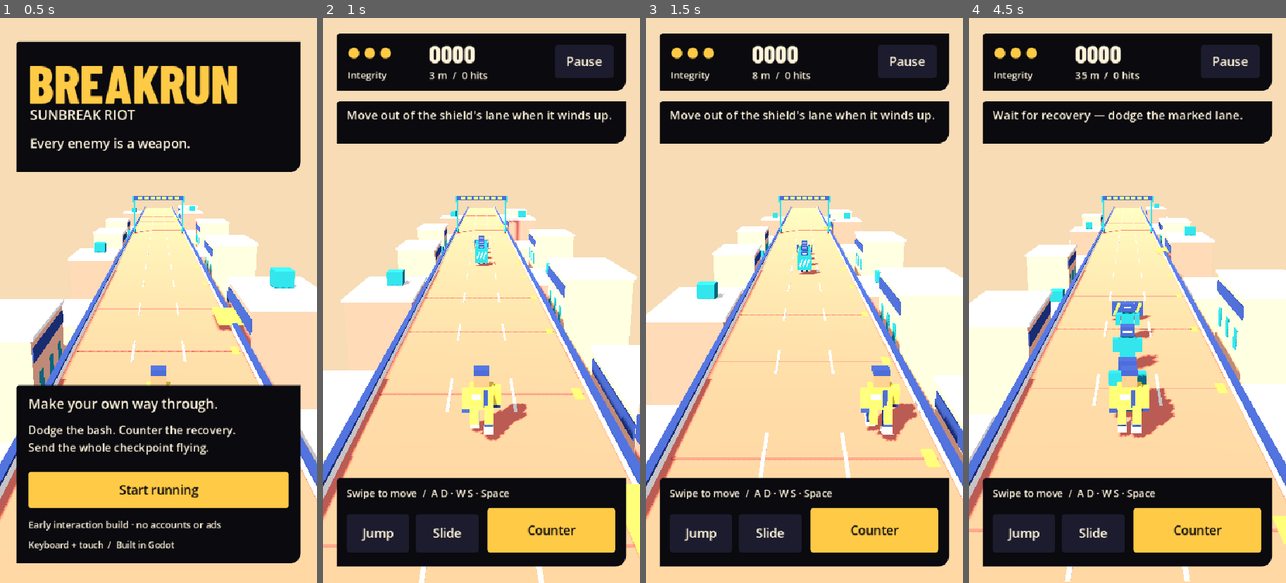
Above: before the commit, frames 1-4 (left to right).
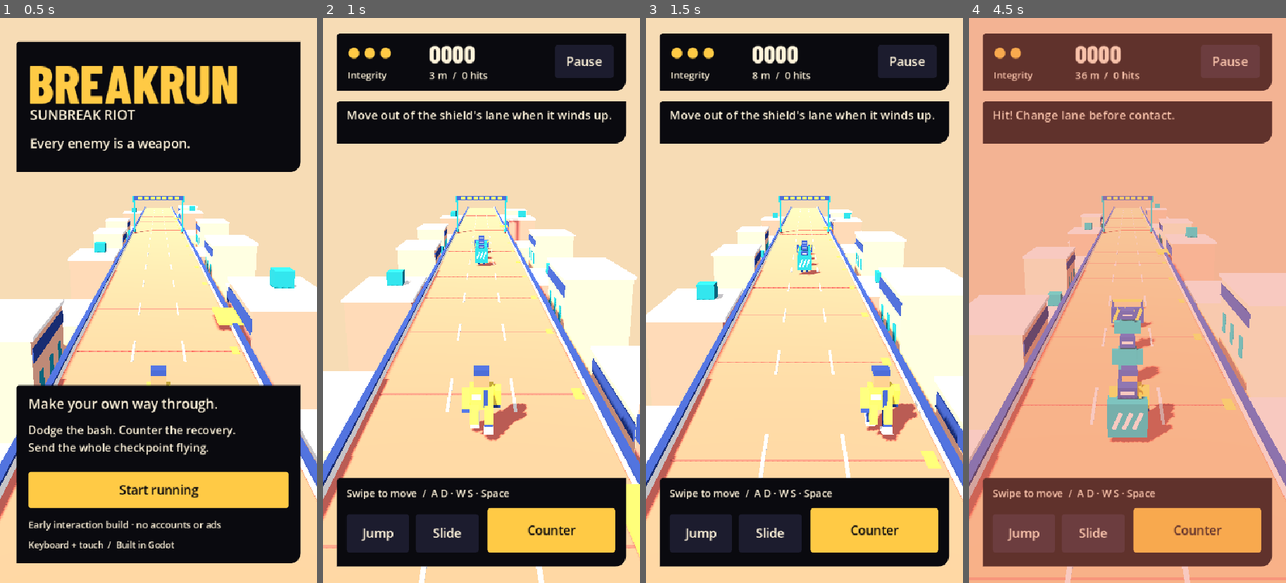
Above: after the commit, the same moments.

Repository: jiracipika/breakrun
Game: Godot game, scene res://scenes/main.tscn
Two runs of this game, one before a commit and one after it. Both use one fixed random seed, a clock stepped at 60 frames per second and the inputs below.
Inputs (mouse positions are in pixels of both pictures, inside the frame that each line leads up to):
- Up to frame 1 (0.5 s): no input
- Up to frame 2 (1 s): click "Start running" at 0.5 s
- Up to frame 3 (1.5 s): tap Enter at 1.25, 1.35 s; move the mouse to (874, 272) at 1.27 s; hold D from 1.28 s (still down); click (874, 272) at 1.42 s
- Up to frame 4 (4.5 s): tap Space at 1.52, 2.27, 3.77 s; move the mouse to (1064, 328) at 2.02 s; release D at 2.03 s; hold S 2.03-2.78 s; tap Enter every 0.75 s from 2.1 to 4.35 s; click (1064, 328) at 2.17 s; move the mouse to (1159, 176) at 2.77 s; hold D 2.78-3.53 s; click (1159, 176) at 2.92 s; move the mouse to (1111, 413) at 3.52 s; hold W 3.53-4.28 s; click (1111, 413) at 3.67 s; move the mouse to (1222, 385) at 4.27 s; hold A from 4.28 s (still down); click (1222, 385) at 4.42 s

Frame 1 is identical in both runs. In frame 2, 0.2% of the frame differs, in the area x 0-100%, y 38-94%; in frame 3, 1.0%; in frame 4, 98%, in the area x 0-100%, y 0-100%.

Commit message:
Quality slice: speed ramp, hurdle evasion with clean-pass bonus, hit flash, procedural SFX, persisted settings and best score

Diff:
--- a/scripts/art/sunbreak_world.gd
+++ b/scripts/art/sunbreak_world.gd
@@ -98,11 +98,16 @@
 static func enemy(parent: Node3D, kind: String) -> Node3D:
 	var actor := Node3D.new()
 	parent.add_child(actor)
-	if kind == "barrier" or kind == "hurdle":
+	if kind == "barrier":
 		box(actor, Vector3(1.9, 0.85, 0.3), Vector3(0, 0.6, 0), COBALT)
 		for i in range(4):
 			var stripe := box(actor, Vector3(0.18, 0.85, 0.34), Vector3(-0.65 + i * 0.43, 0.6, 0), SAFFRON)
 			stripe.rotation.z = -0.35
+	elif kind == "hurdle":
+		# Low thin bar: reads as jump/slide, distinct from the tall barricade.
+		box(actor, Vector3(2.0, 0.14, 0.16), Vector3(0, 0.45, 0), SAFFRON)
+		for side in [-1, 1]:
+			box(actor, Vector3(0.12, 0.5, 0.16), Vector3(side * 0.95, 0.22, 0), COBALT)
 	else:
 		box(actor, Vector3(0.7, 0.85, 0.48), Vector3(0, 1.05, 0), TEAL)
 		box(actor, Vector3(0.62, 0.43, 0.45), Vector3(0, 1.76, 0), COBALT)
--- a/scripts/core/run_model.gd
+++ b/scripts/core/run_model.gd
@@ -2,6 +2,8 @@
 ## Logical simulation owns hits and score. Rendering reads but never writes it.
 
 const PLAYER_SPEED: float = 9.0
+const MAX_SPEED: float = 14.0
+const HURDLE_BONUS: int = 25
 const SPAWN_DISTANCE: float = 37.0
 const WAVE_SPACING: float = 70.0
 const SHIELD_WARNING_Z: float = 12.0
@@ -87,9 +89,14 @@
 		_tick(dt)
 		remaining -= dt
 
+## Current forward speed. Grows gently with distance, hard-capped so late runs stay readable.
+func speed() -> float:
+	return minf(PLAYER_SPEED + distance * 0.02, MAX_SPEED)
+
 func _tick(dt: float) -> void:
 	time += dt
-	distance += PLAYER_SPEED * dt
+	var current_speed: float = speed()
+	distance += current_speed * dt
 	_jump = maxf(0.0, _jump - dt)
 	_slide = maxf(0.0, _slide - dt)
 	_invulnerability = maxf(0.0, _invulnerability - dt)
@@ -100,7 +107,7 @@
 		feedback = ""
 	for e in enemies:
 		e["previous_z"] = e.z
-		e.z += (27.0 if e.phase == "launched" else -PLAYER_SPEED) * dt
+		e.z += ((current_speed + 18.0) if e.phase == "launched" else -current_speed) * dt
 		if e.phase == "launched":
 			e["age"] += dt
 		elif e.kind == "shield" and e.phase != "cleared":
@@ -115,9 +122,10 @@
 		if projectile.phase != "launched":
 			continue
 		for target in enemies:
-			if target.phase == "cleared" or target.kind == "shield" or target.lane != projectile.lane:
+			# Hurdles are only cleared by player evasion, never by projectiles.
+			if target.phase == "cleared" or target.kind == "shield" or target.kind == "hurdle" or target.lane != projectile.lane:
 				continue
-			if target.z >= projectile.previous_z - PLAYER_SPEED * dt and target.z <= projectile.z + 0.5:
+			if target.z >= projectile.previous_z - current_speed * dt and target.z <= projectile.z + 0.5:
 				target.phase = "cleared"
 				projectile["hits"] += 1
 				if projectile.hits == 1:
@@ -129,7 +137,15 @@
 		if e.phase == "cleared" or e.phase == "launched":
 			continue
 		if e.z <= 0.8 and e.previous_z >= -0.8 and e.lane == lane:
-			if e.kind == "hurdle" and (height > 0.5 or sliding):
+			if e.kind == "hurdle":
+				# Airborne or sliding passes are intentional evasion, not contact.
+				if height > 0.5 or sliding:
+					if not e["rewarded"]:
+						e["rewarded"] = true
+						e.phase = "cleared"
+						score += HURDLE_BONUS
+						combo += 1
+						_message("Clean!", 0.8)
 				continue
 			if _invulnerability <= 0.0:
 				hp -= 1
@@ -147,11 +163,11 @@
 		_next_wave_distance += WAVE_SPACING
 
 func _spawn_wave(z: float, target_lane: int) -> void:
-	var kinds: Array[String] = ["shield", "dummy", "dummy", "barrier"]
+	var kinds: Array[String] = ["shield", "dummy", "dummy", "barrier", "hurdle"]
 	for i in range(kinds.size()):
 		enemies.append({"id": _next_id, "kind": kinds[i], "lane": target_lane,
 			"z": z + 4.0 * i, "phase": "approach", "dodged": false,
-			"age": 0.0, "hits": 0, "previous_z": z + 4.0 * i})
+			"age": 0.0, "hits": 0, "rewarded": false, "previous_z": z + 4.0 * i})
 		_next_id += 1
 
 func _try_counter() -> void:
--- a/scripts/main.gd
+++ b/scripts/main.gd
@@ -30,6 +30,13 @@
 var previous_counters: int = 0
 var reduced_motion: bool = false
 var _web_status_elapsed: float = 0.0
+var hit_flash: ColorRect
+var hit_flash_time: float = 0.0
+var previous_hp: int = 3
+var best_score: int = 0
+var muted: bool = false
+var audio_players: Dictionary = {}
+var last_sound_feedback: String = ""
 
 
 func _ready() -> void:
@@ -77,6 +84,15 @@
 	counter_ring.visible = false
 	warning_lane = Art.box(world, Vector3(2.0, 0.025, 5.0), Vector3(0, 0, -4), GOLD)
 	warning_lane.visible = false
+	hit_flash = ColorRect.new()
+	hit_flash.color = Color(Art.CORAL, 0.55)
+	hit_flash.size = Vector2(540, 960)
+	hit_flash.mouse_filter = Control.MOUSE_FILTER_IGNORE
+	hit_flash.visible = false
+	interface.add_child(hit_flash)
+	_build_audio()
+	_load_settings()
+	previous_hp = model.hp
 
 func panel(parent: Node, rect: Rect2, color: Color = PANEL) -> Panel:
 	var node := Panel.new()
@@ -169,10 +185,23 @@
 	var motion := CheckButton.new()
 	motion.text = "Reduced motion"
 	motion.position = Vector2(48, 523)
-	motion.size = Vector2(444, 56)
+	motion.size = Vector2(213, 56)
 	motion.add_theme_font_size_override("font_size", 22)
-	motion.toggled.connect(func(value: bool) -> void: reduced_motion = value)
+	motion.button_pressed = reduced_motion
+	motion.toggled.connect(func(value: bool) -> void:
+		reduced_motion = value
+		_save_settings())
 	pause_overlay.add_child(motion)
+	var sound := CheckButton.new()
+	sound.text = "Sound"
+	sound.position = Vector2(279, 523)
+	sound.size = Vector2(213, 56)
+	sound.add_theme_font_size_override("font_size", 22)
+	sound.button_pressed = not muted
+	sound.toggled.connect(func(value: bool) -> void:
+		muted = not value
+		_save_settings())
+	pause_overlay.add_child(sound)
 	button(pause_overlay, "Back to title", Rect2(48, 615, 444, 60), return_to_title)
 	pause_overlay.visible = false
 	result_overlay = Control.new()
@@ -189,6 +218,7 @@
 	gestures.cancel()
 	model.start(42)
 	previous_counters = 0
+	previous_hp = 3
 	kick_timer = 0.0
 	for node in enemy_nodes.values():
 		node.free()
@@ -256,10 +286,78 @@
 		if model.state == "running":
 			pause_run()
 
+func _build_audio() -> void:
+	# Original procedural blips synthesized at startup. No external audio assets.
+	for name in ["counter", "hit", "chain", "clean"]:
+		var tone: AudioStreamWAV = AudioStreamWAV.new()
+		var rate: int = 22050
+		var length: int = int(rate * 0.18)
+		tone.format = AudioStreamWAV.FORMAT_16_BITS
+		tone.mix_rate = rate
+		var data := PackedByteArray()
+		data.resize(length * 2)
+		var base_frequency: float = 660.0
+		if name == "hit":
+			base_frequency = 130.0
+		elif name == "chain":
+			base_frequency = 440.0
+		elif name == "clean":
+			base_frequency = 880.0
+		for i in range(length):
+			var progress: float = float(i) / length
+			var envelope: float = 1.0 - progress
+			var frequency: float = base_frequency * (1.0 + 0.5 * progress if name == "counter" else 1.0)
+			var sample: float = sin(TAU * frequency * i / rate) * envelope * 0.4
+			var value: int = int(clampf(sample, -1.0, 1.0) * 32767.0)
+			data.encode_s16(i * 2, value)
+		tone.data = data
+		var player := AudioStreamPlayer.new()
+		player.stream = tone
+		player.volume_db = -8.0
+		add_child(player)
+		audio_players[name] = player
+
+func play_sound(name: String) -> void:
+	if not muted and audio_players.has(name):
+		audio_players[name].play()
+
+func _settings_path() -> String:
+	return "user://breakrun.cfg"
+
+func _load_settings() -> void:
+	var config := ConfigFile.new()
+	if config.load(_settings_path()) == OK:
+		best_score = int(config.get_value("run", "best_score", 0))
+		muted = bool(config.get_value("options", "muted", false))
+		reduced_motion = bool(config.get_value("options", "reduced_motion", false))
+
+func _save_settings() -> void:
+	var config := ConfigFile.new()
+	config.set_value("run", "best_score", best_score)
+	config.set_value("options", "muted", muted)
+	config.set_value("options", "reduced_motion", reduced_motion)
+	config.save(_settings_path())
+
 func _physics_process(delta: float) -> void:
 	if model.state == "running":
 		model.step(delta)
 		_sync_world(delta)
+	# Feedback events are level-side: compare previous presentation state.
+	if model.counter_count > previous_counters:
+		previous_counters = model.counter_count
+		play_sound("counter")
+	if model.hp < previous_hp:
+		previous_hp = model.hp
+		hit_flash_time = 0.22
+		play_sound("hit")
+	if model.hp > previous_hp:
+		previous_hp = model.hp
+	if hit_flash_time > 0.0 and not reduced_motion:
+		hit_flash_time = maxf(0.0, hit_flash_time - delta)
+		hit_flash.visible = hit_flash_time > 0.0
+		hit_flash.modulate.a = minf(1.0, hit_flash_time / 0.22)
+	else:
+		hit_flash.visible = false
 	_sync_ui()
 	if OS.has_feature("web"):
 		_web_status_elapsed += delta
@@ -276,7 +374,10 @@
 	life_label.text = "● ".repeat(maxi(0, model.hp))
 	score_label.text = "%04d" % model.score
 	distance_label.text = "%d m  /  %d hits" % [int(model.distance), model.combo]
-	result_label.text = "%d points   ·   %d metres\n%d counters   ·   %d chains\nDodge first. Counter the open ring." % [model.score, int(model.distance), model.counter_count, model.chain_count]
+	if model.state == "dead" and model.score > best_score:
+		best_score = model.score
+		_save_settings()
+	result_label.text = "%d points   ·   %d metres\n%d counters   ·   %d chains\nBest: %d\nDodge first. Counter the open ring." % [model.score, int(model.distance), model.counter_count, model.chain_count, best_score]
 	var text: String = "Move out of the shield's lane when it winds up."
 	var ready_to_counter: bool = false
 	for e in model.enemies:
@@ -290,6 +391,12 @@
 		break
 	if model.feedback != "":
 		text = model.feedback
+		if text.begins_with("Chain") and last_sound_feedback != text + str(model.chain_count):
+			last_sound_feedback = text + str(model.chain_count)
+			play_sound("chain")
+		elif text == "Clean!" and last_sound_feedback != "clean" + str(model.score):
+			last_sound_feedback = "clean" + str(model.score)
+			play_sound("clean")
 	instruction.text = text
 	attack_button.text = "Counter NOW" if ready_to_counter else "Counter"
 	attack_button.disabled = model.state != "running"
@@ -333,13 +440,20 @@
 		actor.rotation = Vector3.ZERO
 		actor.scale = Vector3.ONE
 		if enemy.phase == "launched":
-			actor.rotation.x = PI * 0.5
+			actor.rotation.x += model.time * 9.0  # tumbling spin while flying
 			actor.position.y = 0.35
 		elif enemy.phase == "cleared":
-			actor.rotation.z = PI * 0.48
-			actor.scale = Vector3(0.45, 0.45, 0.45)
+			if enemy.kind == "hurdle":
+				actor.scale = Vector3(0.6, 0.6, 0.6)
+			else:
+				actor.rotation.z = PI * 0.48
+				actor.scale = Vector3(0.45, 0.45, 0.45)
 		elif enemy.phase == "bash":
-			actor.rotation.x = -0.20
+			# Forward lunge wind-up: rocks toward the player as it attacks.
+			actor.rotation.x = -0.20 - 0.16 * sin(model.time * 18.0)
+		elif enemy.phase == "recovery":
+			# Exposed lean-back invites the counter.
+			actor.rotation.x = 0.26
 		if enemy.kind == "shield" and enemy.z <= 12 and enemy.z > 6:
 			warning_lane.visible = true
 			warning_lane.position = Vector3(enemy.lane * 2.5, -0.04, -3.0)
--- a/tests/test_core_regressions.gd
+++ b/tests/test_core_regressions.gd
@@ -18,16 +18,20 @@
 	var model = Model.new()
 	model.start(42)
 	model.act("right")
-	advance(model, 3.6)
+	# Advance to the recovery window itself; a fixed duration overshoots at ramped speed.
+	var waited: float = 0.0
+	while waited < 6.0 and not (model.enemies[0].phase == "recovery" and model.enemies[0].z <= 6.0 and model.enemies[0].z >= 2.0):
+		model.step(1.0 / 120.0)
+		waited += 1.0 / 120.0
 	return model
 
 func _init() -> void:
 	var model = Model.new()
 	model.start(42)
 	model.step(0.0)
-	check(model.enemies.size() == 4, "zero delta cannot create duplicate waves")
+	check(model.enemies.size() == 5, "zero delta cannot create duplicate waves")
 	model.step(1.0 / 60.0)
-	check(model.enemies.size() == 4, "first frame has only the initial four enemies")
+	check(model.enemies.size() == 5, "first frame has only the initial wave")
 	model.act("jump")
 	advance(model, 0.6)
 	check(is_zero_approx(model.height), "jump lands without sinking below roof")
@@ -42,13 +46,16 @@
 	check(model.feedback == success, "repeated attack preserves success feedback")
 	model.step(1.0 / 60.0)
 	check(model.enemies[0].z > start_z, "launched shield travels forward using delta")
-	advance(model, 0.9)
+	var traveled: float = 0.0
+	while traveled < 3.0 and model.chain_count == 0:
+		model.step(1.0 / 120.0)
+		traveled += 1.0 / 120.0
 	check(model.chain_count == 1, "three physically reached targets form one chain")
-	var cleared: int = 0
-	for e in model.enemies:
-		if e.phase == "cleared":
-			cleared += 1
-	check(cleared == 3, "chain clears exactly its two dummies and barricade")
+	# Let the projectile finish sweeping all three targets before asserting the settled score.
+	while traveled < 4.0 and model.feedback_time > 0.0:
+		model.step(1.0 / 120.0)
+		traveled += 1.0 / 120.0
+	check(model.score == 400, "chain clears exactly counter 50 + two dummies 100 + barricade 150")
 	var score_before: int = model.score
 	model.act("attack")
 	check(model.score == score_before, "duplicate attack adds no score")
--- /dev/null
+++ b/tests/test_core_updates.gd
@@ -0,0 +1,95 @@
+extends SceneTree
+## Quality-slice core updates: speed ramp and hurdle contract.
+var checks: int = 0
+var failures: int = 0
+
+func check(value: bool, message: String) -> void:
+	checks += 1
+	if not value:
+		failures += 1
+		printerr("FAIL: " + message)
+
+func advance(model: RefCounted, duration: float, dt: float = 1.0 / 120.0) -> void:
+	for i in range(roundi(duration / dt)):
+		model.step(dt)
+
+func _init() -> void:
+	var Model = load("res://scripts/core/run_model.gd")
+	var model = Model.new()
+	model.start(42)
+	check(model.speed() == 9.0, "speed starts at base 9")
+	advance(model, 50.0)
+	check(model.speed() > 9.0, "speed grows with distance")
+	var far = Model.new()
+	far.start(42)
+	far.distance = 5000.0
+	check(far.speed() == 14.0, "speed caps at 14")
+	# Full chain still completes on the ramp.
+	var chain = Model.new()
+	chain.start(42)
+	chain.act("right")
+	# Advance to the recovery window itself rather than a fixed duration, so the
+	# assertion holds at any speed within the capped ramp.
+	var waited: float = 0.0
+	while waited < 6.0 and not (chain.enemies[0].phase == "recovery" and chain.enemies[0].z <= 6.0 and chain.enemies[0].z >= 2.0):
+		chain.step(1.0 / 120.0)
+		waited += 1.0 / 120.0
+	check(chain.enemies[0].phase == "recovery" and chain.enemies[0].dodged, "ramp keeps dodge timing reachable")
+	chain.act("attack")
+	check(chain.counter_count == 1, "ramp keeps counter reachable")
+	var traveled: float = 0.0
+	while traveled < 3.0 and chain.chain_count == 0:
+		chain.step(1.0 / 120.0)
+		traveled += 1.0 / 120.0
+	while traveled < 4.0 and chain.feedback_time > 0.0:
+		chain.step(1.0 / 120.0)
+		traveled += 1.0 / 120.0
+	check(chain.chain_count == 1 and chain.score == 400, "chain still completes on the ramp")
+	# Hurdles.
+	var h = Model.new()
+	h.start(42)
+	var barrier = null
+	var hurdle = null
+	for e in h.enemies:
+		if e.kind == "barrier": barrier = e
+		if e.kind == "hurdle": hurdle = e
+	check(barrier != null and hurdle != null, "wave contains barrier and hurdle")
+	if barrier != null and hurdle != null:
+		check(hurdle.z > barrier.z, "hurdle arrives after the barrier")
+	check(h.score == 0, "no score before play")
+	# Clean pass: stay in lane, jump the hurdle line.
+	var j = Model.new()
+	j.start(42)
+	advance(j, 4.9)
+	var hj = null
+	for e in j.enemies:
+		if e.kind == "hurdle": hj = e
+	check(hj != null, "hurdle exists for jump test")
+	if hj != null:
+		# Step to just before the hurdle line, then jump over it.
+		while hj.z > 1.2:
+			j.step(1.0 / 120.0)
+		j.act("jump")
+		var hp_before: int = j.hp
+		var score_before: int = j.score
+		advance(j, 0.8)
+		check(j.hp == hp_before, "jumping clears the hurdle without damage")
+		check(j.score == score_before + 25, "clean hurdle pass awards 25 once")
+		advance(j, 2.0)
+		check(j.score == score_before + 25, "hurdle does not score twice")
+	# Different-lane pass scores nothing.
+	var s = Model.new()
+	s.start(42)
+	advance(s, 4.9)
+	s.act("right")
+	var hs = null
+	for e in s.enemies:
+		if e.kind == "hurdle": hs = e
+	if hs != null:
+		while hs.z > 1.2:
+			s.step(1.0 / 120.0)
+		advance(s, 0.8)
+	# player in lane 1, hurdle lane 0: no clean bonus, and no damage either.
+	check(s.score == 0 or s.score < 25, "wrong-lane hurdle pass awards no clean bonus")
+	print("QUALITY CORE: %d/%d checks passed" % [checks - failures, checks])
+	quit(1 if failures else 0)
--- a/tests/test_run_model.gd
+++ b/tests/test_run_model.gd
@@ -244,8 +244,8 @@
 	var m = RunModel.new()
 	m.start(42)
 	m.step(100.0)
-	# Should not crash; distance should advance by at most speed * 1.0
-	_assert_eq(m.distance <= 9.0 * 1.0 + 0.001, true, "large delta clamped to 1.0s max")
+	# A 100s clamp now travels at ramped speed, so the assertion must use speed(), not the constant.
+	_assert_eq(m.distance <= m.speed() * 1.0 + 0.001, true, "large delta clamped to 1.0s max")
 	_end_test()
 
 # --- Shield interaction ---
Not shown, added: tests/debug2.gd.uid
Not shown, added: tests/debug_chain.gd.uid
Not shown, added: tests/test_core_updates.gd.uid
Not shown, changed: docs/VERIFICATION.md
Not shown, added: docs/plans/002-quality.md
Not shown, changed: web/index.pck
